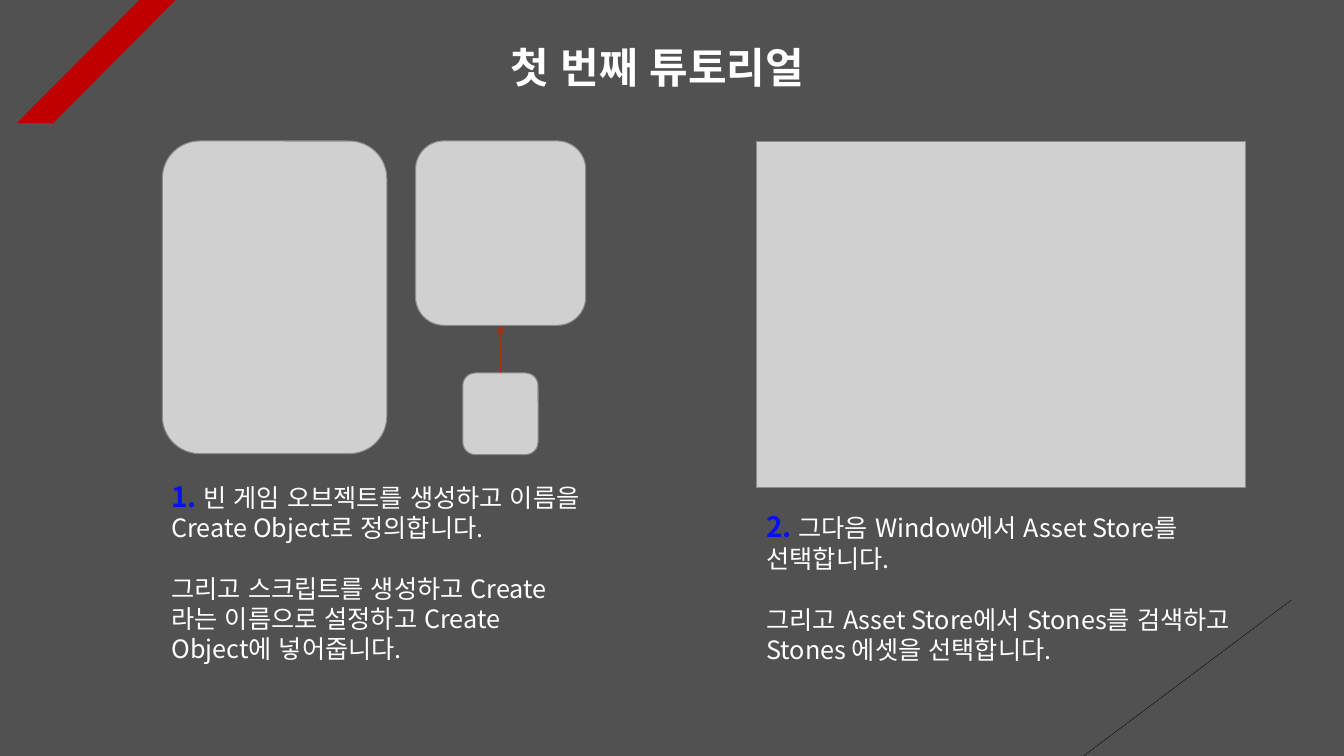
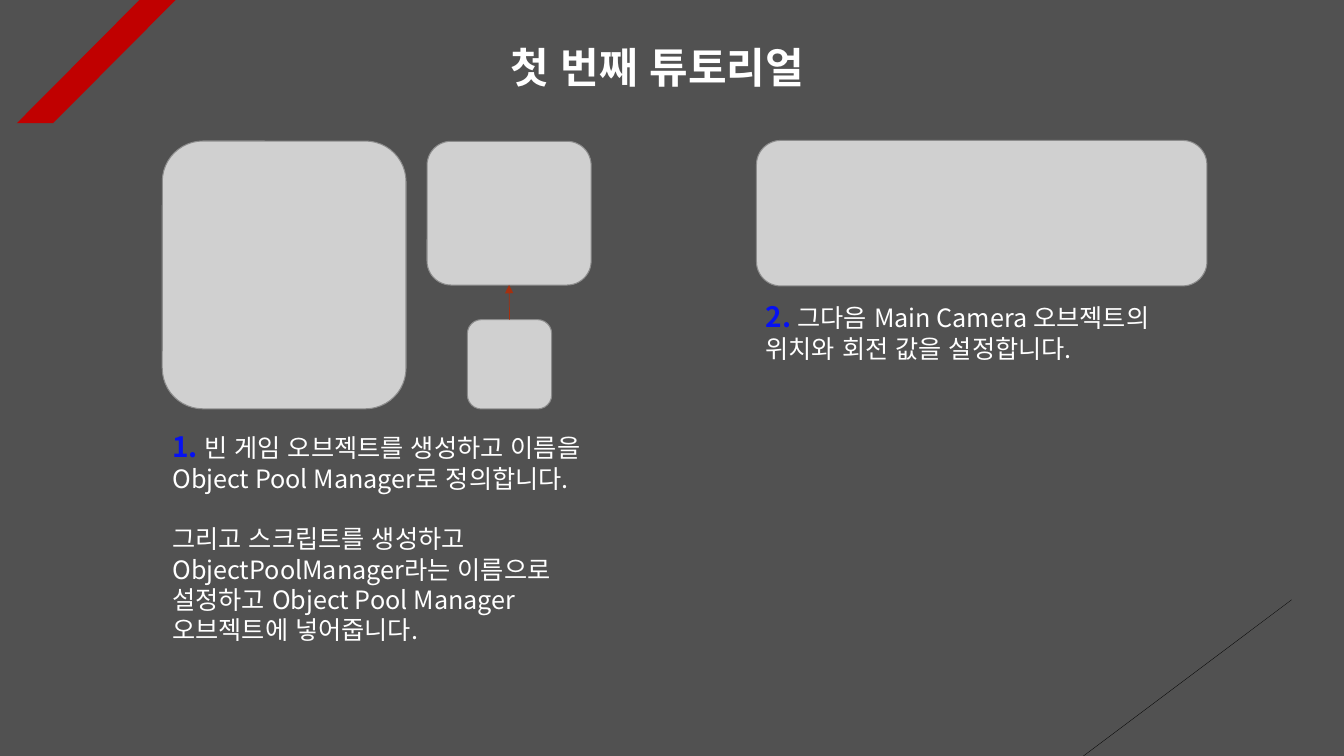
Before and after one commit to Unity2033/3D-UnityEngine, a slide deck: slide 1 of Assets/Class/Object Pooling/PPT Data/Object Pooling Example.pptx. Drawn at 1344x756 pixels with LibreOffice and Linux fonts; fonts in the diff are those of the drawing; grey boxes stand for pictures. Boxes give left, top, right and bottom in pixels: in the first picture for what was removed or moved away, otherwise in the second. Text is boxed around its words. In the diff, an @@ line names an element or a change of style, - is before the commit and + after.

Commit message:
Add Button Function Using Script
- Update object pooling PPT
  Data

- Add new tag to game object

- When creating a game object, set
  Clone to not be created

- Adding and deleting resource data

```diff
--- a/Assets/Class/Object Pooling/PPT Data/Object Pooling Example.pptx
+++ b/Assets/Class/Object Pooling/PPT Data/Object Pooling Example.pptx
@@ picture: place and size @@
-picture at (162, 141, 387, 454)
+picture at (162, 141, 406, 409)
@@ picture: place and size @@
-picture at (415, 141, 586, 326)
+picture at (427, 141, 592, 285)
@@ picture added at (756, 140, 1207, 285) @@
@@ picture removed at (757, 141, 1246, 488) @@
@@ arrow moved from (500, 373) - (501, 326) to (510, 320) - (509, 285) @@
@@ picture added at (468, 320, 553, 409) @@
@@ text at (766, 306, 1149, 360): text changed @@
-2. 그다음 Window에서 Asset Store를 선택합니다.
-그리고 Asset Store에서 Stones를 검색하고 Stones 에셋을 선택합니다.
+2. 그다음 Main Camera 오브젝트의 위치와 회전 값을 설정합니다.
@@ picture removed at (463, 373, 538, 455) @@
@@ text at (172, 436, 581, 641): text changed @@
-1. 빈 게임 오브젝트를 생성하고 이름을 Create Object로 정의합니다.
-그리고 스크립트를 생성하고 Create라는 이름으로 설정하고 Create Object에 넣어줍니다.
+1. 빈 게임 오브젝트를 생성하고 이름을 Object Pool Manager로 정의합니다.
+그리고 스크립트를 생성하고 ObjectPoolManager라는 이름으로 설정하고 Object Pool Manager 오브젝트에 넣어줍니다.
```
Also in this commit, not shown: 1 other slide changed, 8 other files.
